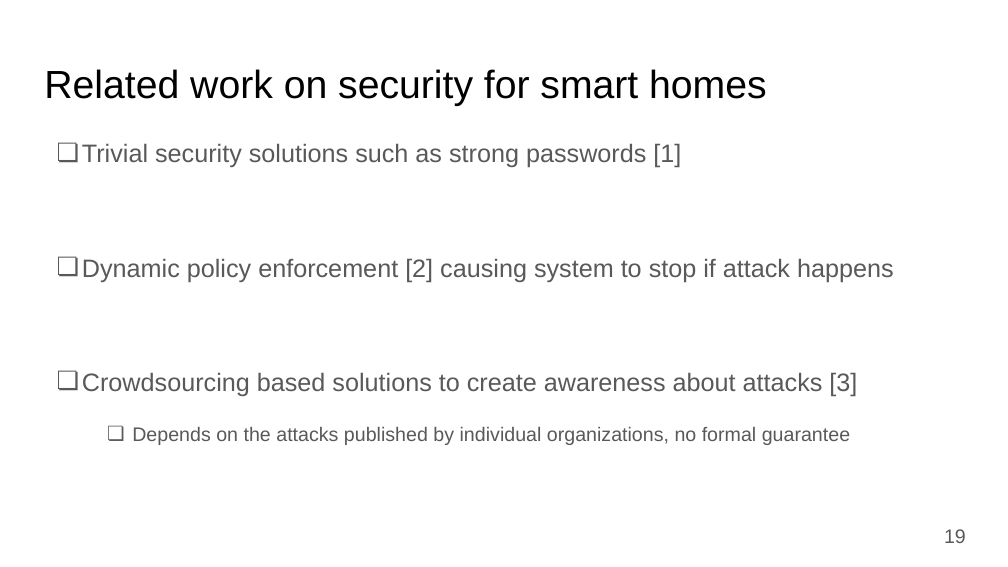
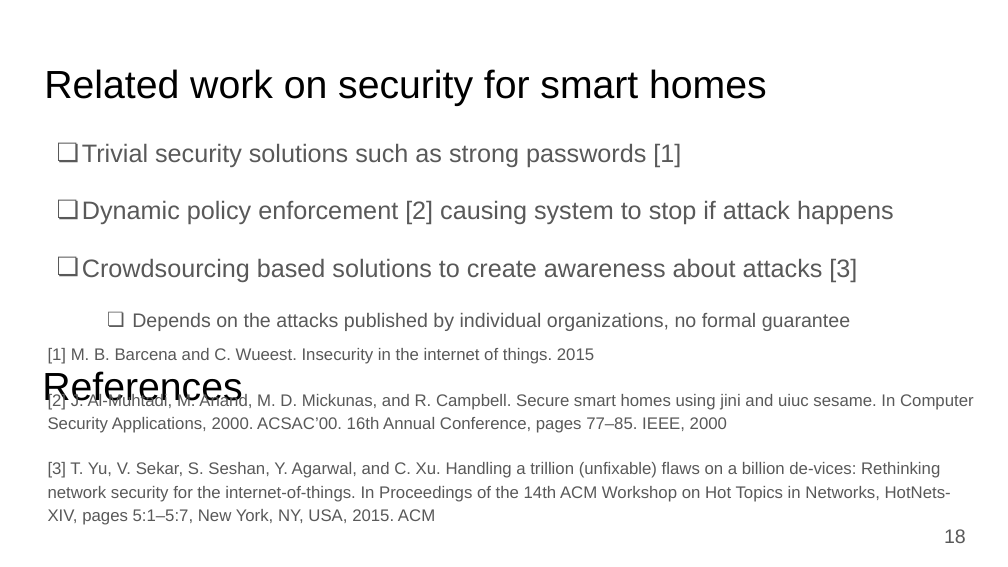
Before and after one commit to chandrakananandi/CSE564Project, a slide deck: slide 18 of presentation/CSE564 presentation.pptx (slide 19 before the commit). Drawn at 1008x567 pixels with LibreOffice and Linux fonts; fonts in the diff are those of the drawing. Boxes give left, top, right and bottom in pixels: in the first picture for what was removed or moved away, otherwise in the second. Text is boxed around its words. In the diff, an @@ line names an element or a change of style, - is before the commit and + after.

Commit message:
final slides

```diff
--- a/presentation/CSE564 presentation.pptx
+++ b/presentation/CSE564 presentation.pptx
@@ text added at (48, 348, 974, 525), 12 pt, text #595959 @@
+[1] M. B. Barcena and C. Wueest. Insecurity in the internet of things. 2015
+[2] J. Al-Muhtadi, M. Anand, M. D. Mickunas, and R. Campbell. Secure smart homes using jini and uiuc sesame. In Computer Security Applications, 2000. ACSAC’00. 16th Annual Conference, pages 77–85. IEEE, 2000
+[3] T. Yu, V. Sekar, S. Seshan, Y. Agarwal, and C. Xu. Handling a trillion (unfixable) flaws on a billion de-vices: Rethinking network security for the internet-of-things. In Proceedings of the 14th ACM Workshop on Hot Topics in Networks, HotNets-XIV, pages 5:1–5:7, New York, NY, USA, 2015. ACM
@@ text at (42, 371, 242, 408): paragraph added @@
+References
@@ page number at (944, 529, 966, 543): text changed @@
-19
+18
```
Also in this commit, not shown: 2 other slides changed, 1 other file.
